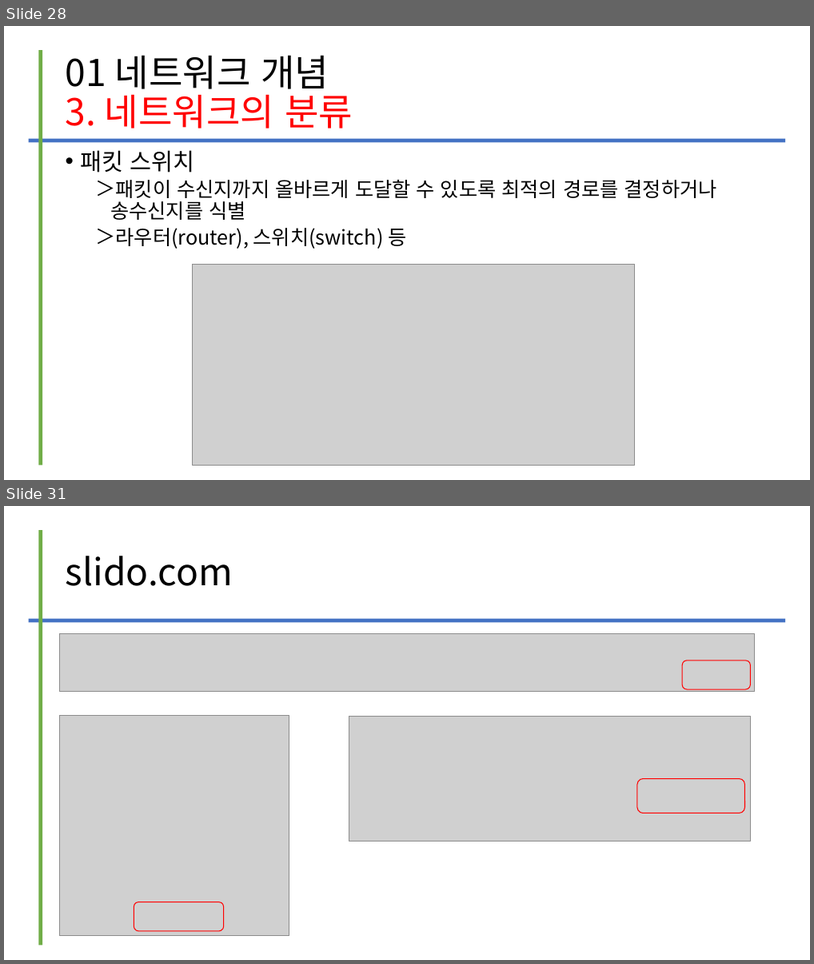
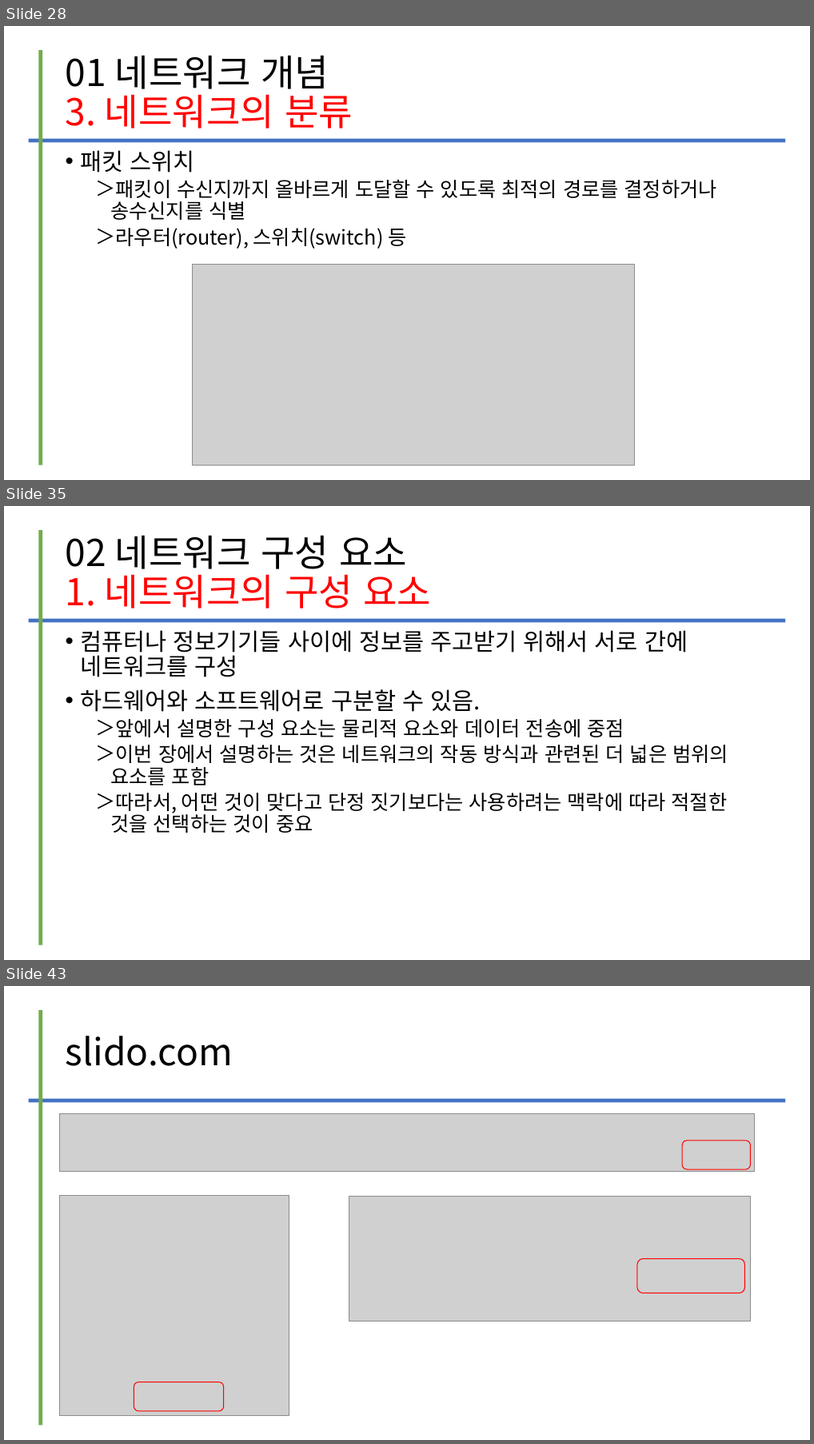
Before and after one commit to kig2929kig/2025-1-network, a slide deck: 컴퓨터 네트워크 - I. 네트워크의 이해.ppt. Shown one above the other, each under a label of ours: slides 28 and 31 before the commit, slides 28, 35 and 43 after it; the slides between them are not shown. The pictures are 814x964 and 814x1444 pixels, drawn with LibreOffice and Linux fonts; fonts in the diff are those of the drawing; grey boxes stand for pictures. Boxes give left, top, right and bottom in pixels: in the first picture for what was removed or moved away, otherwise in the second. Text is boxed around its words. In the diff, an @@ line names an element or a change of style, - is before the commit and + after.

Commit message:
Add files via upload
업데이트

```diff
--- a/컴퓨터 네트워크 - I. 네트워크의 이해.ppt
+++ b/컴퓨터 네트워크 - I. 네트워크의 이해.ppt
@@ slide 35 added at <box>4,506,810,960</box>, background #FFFFFF @@
@@ line added from (41, 530) to (41, 945), #70AD47 4.51 pt @@
@@ title added at <box>66,535,431,608</box>, 44 pt, text #FF0000 @@
+02 네트워크 구성 요소
+1. 네트워크의 구성 요소
@@ line added from (28, 620) to (786, 620), #4472C4 4.51 pt @@
@@ text added at <box>81,630,729,832</box>, 24 pt, text #000000 @@
+• 컴퓨터나 정보기기들 사이에 정보를 주고받기 위해서 서로 간에 네트워크를 구성
+• 하드웨어와 소프트웨어로 구분할 수 있음.
+  ＞ 앞에서 설명한 구성 요소는 물리적 요소와 데이터 전송에 중점
+  ＞ 이번 장에서 설명하는 것은 네트워크의 작동 방식과 관련된 더 넓은 범위의 요소를 포함
+  ＞ 따라서, 어떤 것이 맞다고 단정 짓기보다는 사용하려는 맥락에 따라 적절한 것을 선택하는 것이 중요
@@ what was slide 31 is now slide 43 @@
```
Also in this commit, not shown: 2 slides changed, 11 other slides added.
